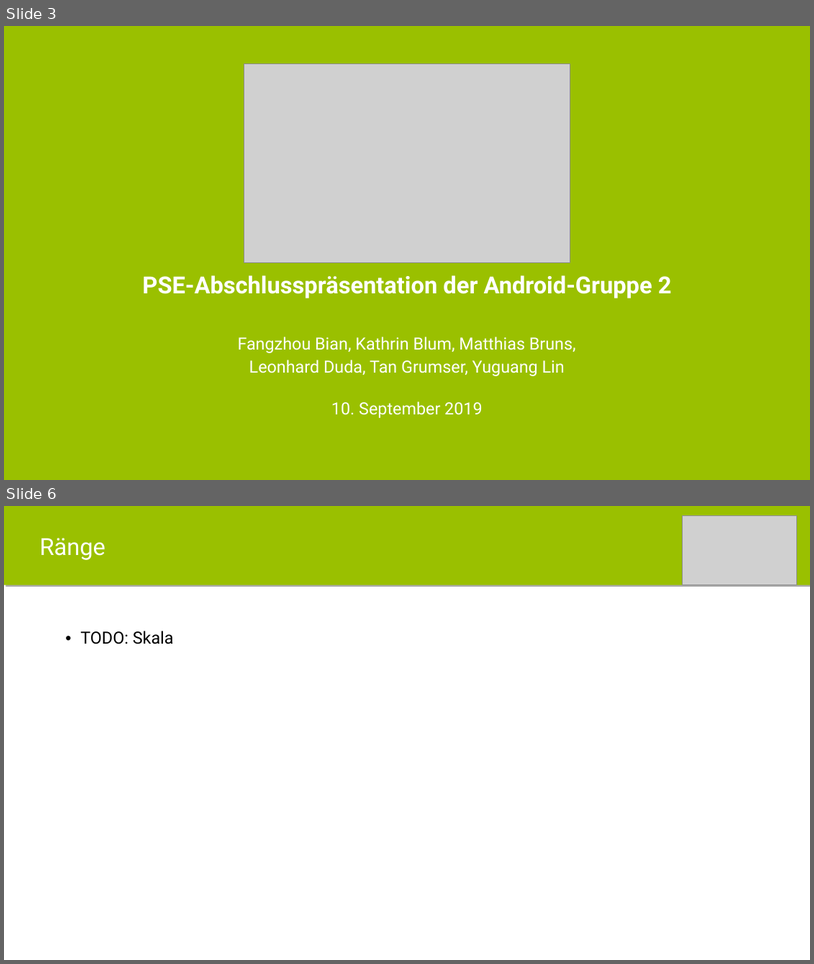
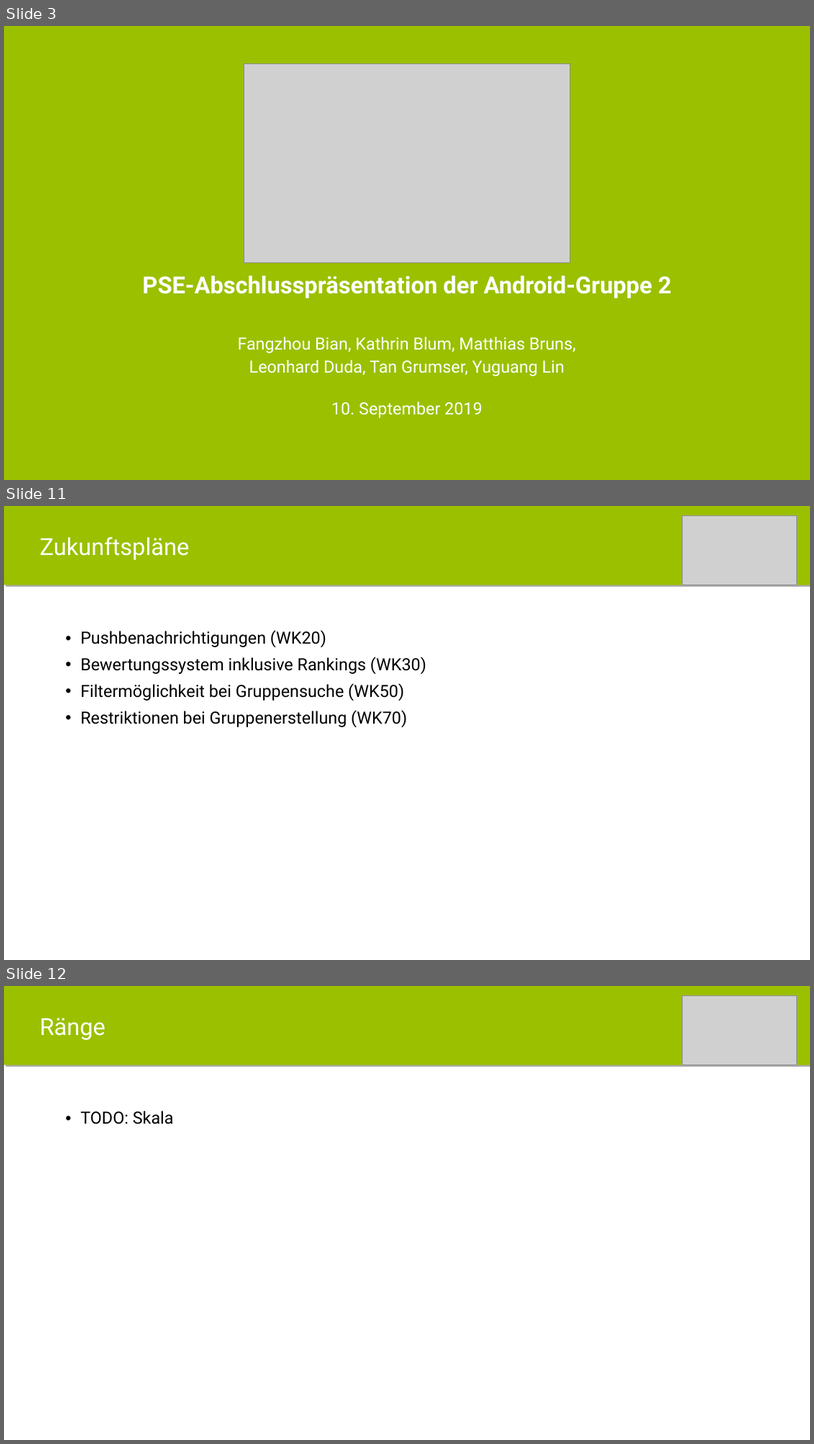
Before and after one commit to itzMatze/PSE-Team02, a slide deck: 5 Präsentation/mensameet_abschluss.pptx. Shown one above the other, each under a label of ours: slides 3 and 6 before the commit, slides 3, 11 and 12 after it; the slides between them are not shown. The pictures are 814x964 and 814x1444 pixels, drawn with LibreOffice and Linux fonts; fonts in the diff are those of the drawing; grey boxes stand for pictures. Boxes give left, top, right and bottom in pixels: in the first picture for what was removed or moved away, otherwise in the second. Text is boxed around its words. In the diff, an @@ line names an element or a change of style, - is before the commit and + after.

```diff
--- a/5 Präsentation/mensameet_abschluss.pptx
+++ b/5 Präsentation/mensameet_abschluss.pptx
@@ slide 11 added at [4, 506, 810, 960], background #FFFFFF @@
@@ rectangle added at [4, 506, 810, 584], fill #9AC000, 28 pt, text #FFFFFF @@
+Zukunftspläne
@@ picture added at [683, 515, 797, 584] @@
@@ text added at [80, 630, 427, 727], 20 pt, text #000000 @@
+• Pushbenachrichtigungen (WK20)
+• Bewertungssystem inklusive Rankings (WK30)
+• Filtermöglichkeit bei Gruppensuche (WK50)
+• Restriktionen bei Gruppenerstellung (WK70)
@@ what was slide 6 is now slide 12 @@
```
Also in this commit, not shown: 1 slide changed, 7 other slides added, 7 slides removed.
